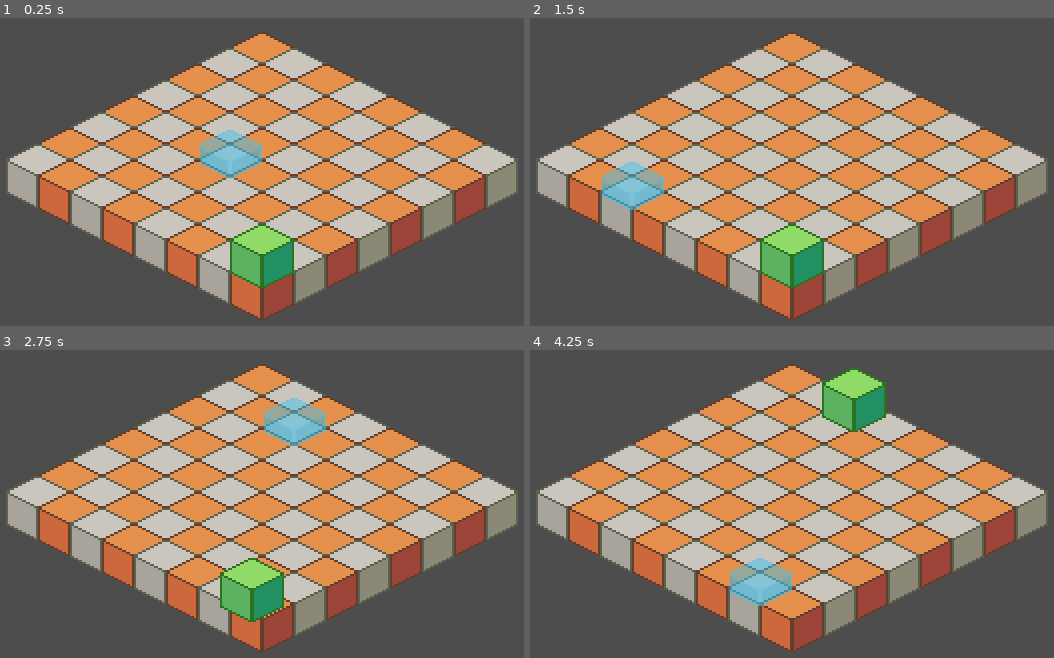
Above: before the commit, frames 1-4 (two rows, left to right).
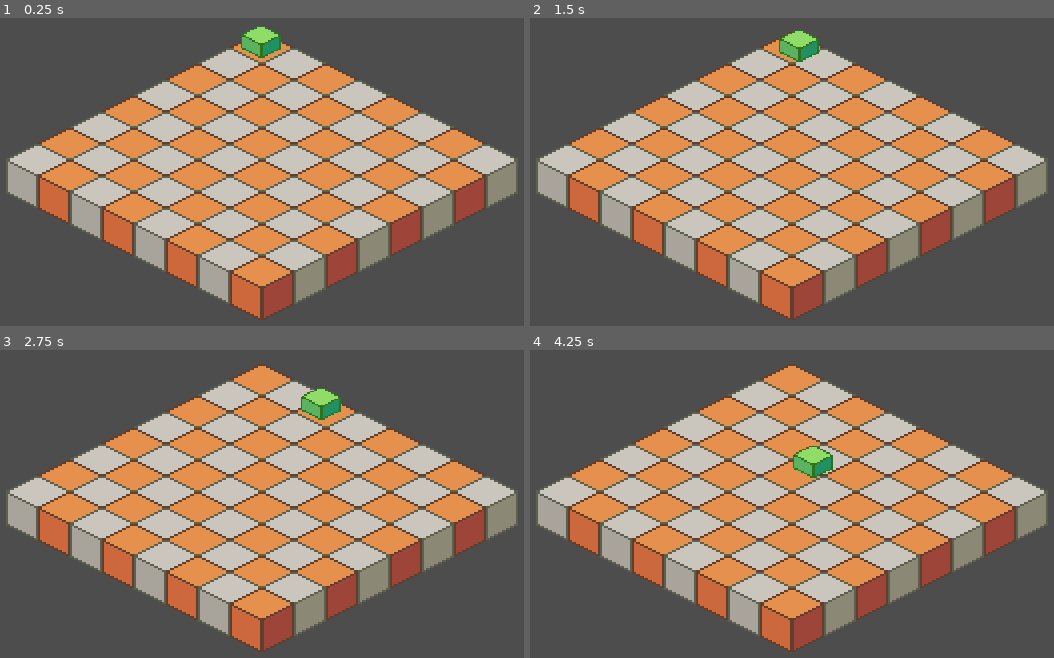
Above: after the commit, the same moments.

Repository: kroraf/checkersproject
Game: Godot game, scene res://scenes/game.tscn
Two runs of this game, one before a commit and one after it. Both use one fixed random seed, a clock stepped at 60 frames per second and the inputs below.
Inputs (mouse positions are in pixels of both pictures, inside the frame that each line leads up to):
- Up to frame 1 (0.25 s): no input
- Up to frame 2 (1.5 s): tap Enter at 0.5 s; move the mouse to (928, 153) at 0.52 s; click (928, 153) at 0.6 s; move the mouse to (655, 187) at 1.27 s; click (655, 187) at 1.35 s
- Up to frame 3 (2.75 s): move the mouse to (319, 423) at 2.02 s; click (319, 423) at 2.1 s
- Up to frame 4 (4.25 s): move the mouse to (755, 574) at 2.77 s; click (755, 574) at 2.85 s; move the mouse to (975, 556) at 3.52 s; click (975, 556) at 3.6 s

The runs differ from the first frame. In frame 1, 3.9% of the frame differs, in the area x 38-57%, y 2-88%; in frame 2, 3.9%; in frame 3, 3.8%; in frame 4, 3.9%.

Commit message:
Added small cube.

Diff:
--- a/scenes/game.tscn
+++ b/scenes/game.tscn
@@ -1,32 +1,19 @@
-[gd_scene load_steps=5 format=3 uid="uid://ox4oyhmx4iwh"]
+[gd_scene load_steps=4 format=3 uid="uid://ox4oyhmx4iwh"]
 
 [ext_resource type="PackedScene" uid="uid://d1n0mm03nlufb" path="res://scenes/board.tscn" id="1_jpbck"]
 [ext_resource type="Script" path="res://scripts/game.gd" id="1_suuek"]
 [ext_resource type="Texture2D" uid="uid://caghs7vd25lkm" path="res://assets/tiles/isometric-sandbox-sheet.png" id="2_dn8f1"]
-[ext_resource type="Script" path="res://scenes/pawn.gd" id="3_73i7w"]
 
 [node name="Game" type="Node2D"]
 script = ExtResource("1_suuek")
 
 [node name="Board" parent="." instance=ExtResource("1_jpbck")]
 
-[node name="Pawn" type="Node2D" parent="Board"]
-y_sort_enabled = true
-position = Vector2(16, 120)
-script = ExtResource("3_73i7w")
-
-[node name="Sprite2D" type="Sprite2D" parent="Board/Pawn"]
-texture = ExtResource("2_dn8f1")
-offset = Vector2(0, -8)
-region_enabled = true
-region_rect = Rect2(0, 0, 32, 32)
-
 [node name="Highlighter" type="Node2D" parent="Board"]
+visible = false
 
 [node name="Sprite2D" type="Sprite2D" parent="Board/Highlighter"]
 texture = ExtResource("2_dn8f1")
-offset = Vector2(0, -3)
-region_enabled = true
 region_rect = Rect2(32.758, 72.1709, 30.8228, 24.0361)
 
 [node name="Camera2D" type="Camera2D" parent="."]
--- /dev/null
+++ b/scenes/pawn.tscn
@@ -0,0 +1,15 @@
+[gd_scene load_steps=3 format=3 uid="uid://ca0ge5iie1ix"]
+
+[ext_resource type="Script" path="res://scripts/pawn.gd" id="1_ilikc"]
+[ext_resource type="Texture2D" uid="uid://ch3curvdvrp2k" path="res://assets/tiles/small-cube.png" id="2_ckicu"]
+
+[node name="Pawn" type="Node2D"]
+y_sort_enabled = true
+position = Vector2(16, 120)
+script = ExtResource("1_ilikc")
+
+[node name="Sprite2D" type="Sprite2D" parent="."]
+position = Vector2(-1, -4)
+scale = Vector2(0.8, 0.8)
+texture = ExtResource("2_ckicu")
+region_rect = Rect2(0, 0, 32, 32)
--- a/scripts/game.gd
+++ b/scripts/game.gd
@@ -1,28 +1,39 @@
 extends Node2D
 @onready var board: TileMapLayer = $Board
-@onready var pawn: Node2D = $Board/Pawn
 @onready var highlighter: Node2D = $Board/Highlighter
+
+var base_pawn = preload("res://scenes/pawn.tscn")
+
+var cell_color = {"orange": Vector2i(0, 6), "gray": Vector2i(0, 3)}
 
 signal clicked_on_board(destination)
 
 # Called when the node enters the scene tree for the first time.
 func _ready() -> void:
-	if not clicked_on_board.is_connected(pawn.move):
-		clicked_on_board.connect(pawn.move)
+
+	var piece_instance = base_pawn.instantiate()
+	add_child(piece_instance, true)
+	piece_instance.position = board.map_to_local(Vector2i(0, 0))
+	if not clicked_on_board.is_connected(piece_instance.move):
+		clicked_on_board.connect(piece_instance.move)
 
 
 # Called every frame. 'delta' is the elapsed time since the previous frame.
 func _process(delta: float) -> void:
-	if mouse_in_board_region():
-		highlighter.position = get_global_mouse_position().snapped(Vector2(32, 16))
+	pass
+	#if mouse_in_board_region():
+		#var clicked_cell_coordinates = board.local_to_map(board.get_global_mouse_position())
+		#var cell_data = board.get_cell_tile_data(clicked_cell_coordinates)
+		#if cell_data and board.get_cell_atlas_coords(clicked_cell_coordinates) == cell_color["orange"]:
+			#highlighter.position = get_global_mouse_position().snapped(Vector2(32, 16))
 
 func _input(event: InputEvent) -> void:
 	if Input.is_action_just_pressed("lmb_click"):
-		var clicked_cell = board.local_to_map(board.get_global_mouse_position())
-		var destination_tile_coordinates = board.map_to_local(clicked_cell)
-		var cell_data = board.get_cell_tile_data(clicked_cell)
-		if cell_data:
-			clicked_on_board.emit(destination_tile_coordinates)
+		var clicked_cell_coordinates = board.local_to_map(board.get_global_mouse_position())
+		var clicked_cell_position = board.map_to_local(clicked_cell_coordinates)
+		var cell_data = board.get_cell_tile_data(clicked_cell_coordinates)
+		if cell_data and board.get_cell_atlas_coords(clicked_cell_coordinates) == cell_color["orange"]:
+			clicked_on_board.emit(clicked_cell_position)
 
 func mouse_in_board_region():
 	var cell_coordinates = board.local_to_map(board.get_global_mouse_position())
Binary file added: assets/tiles/small-cube.png
Renamed: scenes/pawn.gd -> scripts/pawn.gd
